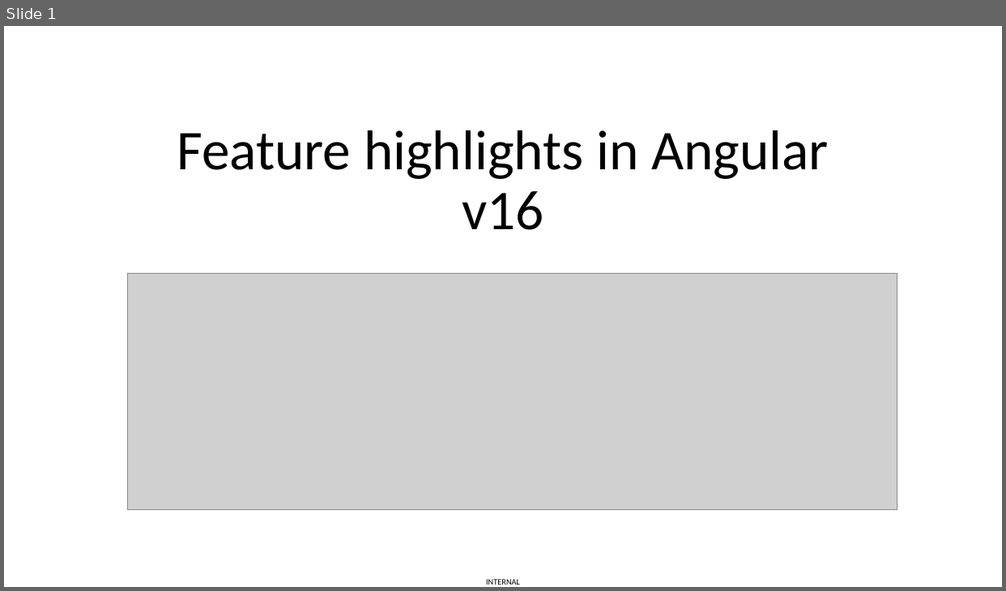
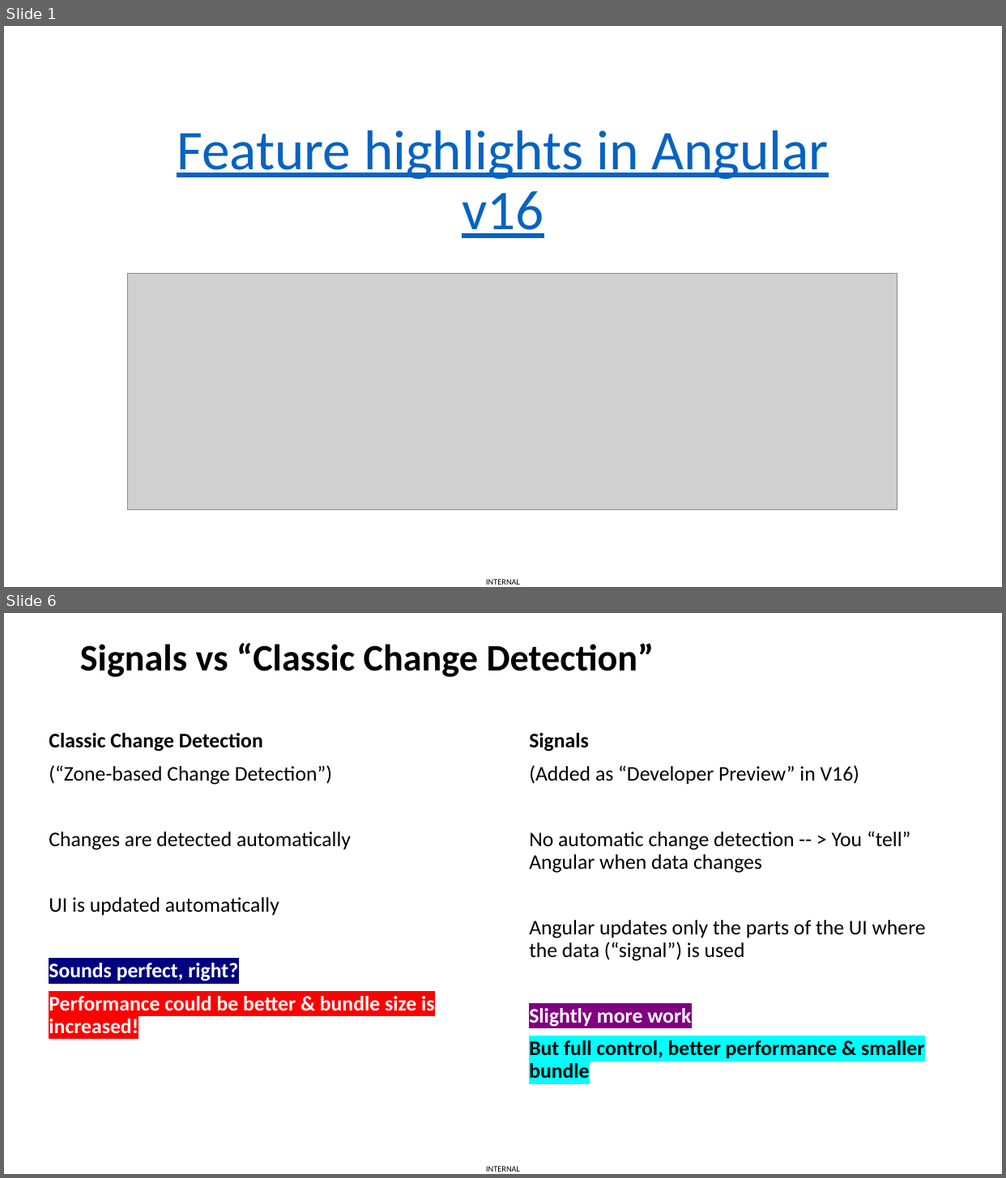
Before and after one commit to vuthaphai/ng-v16-new-features, a slide deck: Angular v16.pptx. Shown one above the other, each under a label of ours: slide 1 before the commit, slides 1 and 6 after it; the slides between them are not shown. The pictures are 1006x591 and 1006x1178 pixels, drawn with LibreOffice and Linux fonts; fonts in the diff are those of the drawing; grey boxes stand for pictures. Boxes give left, top, right and bottom in pixels: in the first picture for what was removed or moved away, otherwise in the second. Text is boxed around its words. In the diff, an @@ line names an element or a change of style, - is before the commit and + after.

```diff
--- a/Angular v16.pptx
+++ b/Angular v16.pptx
@@ slide 6 added at (4,613,1002,1174), background #FFFFFF; not listed: 1 template element that a slide beside it also shows @@
@@ title added at (80,643,654,677), 36 pt, text #000000, bold @@
+Signals vs “Classic Change Detection”
@@ text added at (49,733,435,1034), 20 pt, text #000000, bold @@
+Classic Change Detection
+(“Zone-based Change Detection”)
+Changes are detected automatically
+UI is updated automatically
+Sounds perfect, right?
+Performance could be better & bundle size is increased!
@@ text added at (529,733,926,1079), 20 pt, text #000000 @@
+Signals
+(Added as “Developer Preview” in V16)
+No automatic change detection -- > You “tell” Angular when data changes
+Angular updates only the parts of the UI where the data (“signal”) is used
+Slightly more work
+But full control, better performance & smaller bundle
@@ slide 1 changed as well @@
@@ title "Feature highlights in Angular v16" at (177,130,829,238): text colour #000000 to #0563C1, underline on @@
```
Also in this commit, not shown: 1 other slide changed, 14 other slides added, 4 slides removed.
